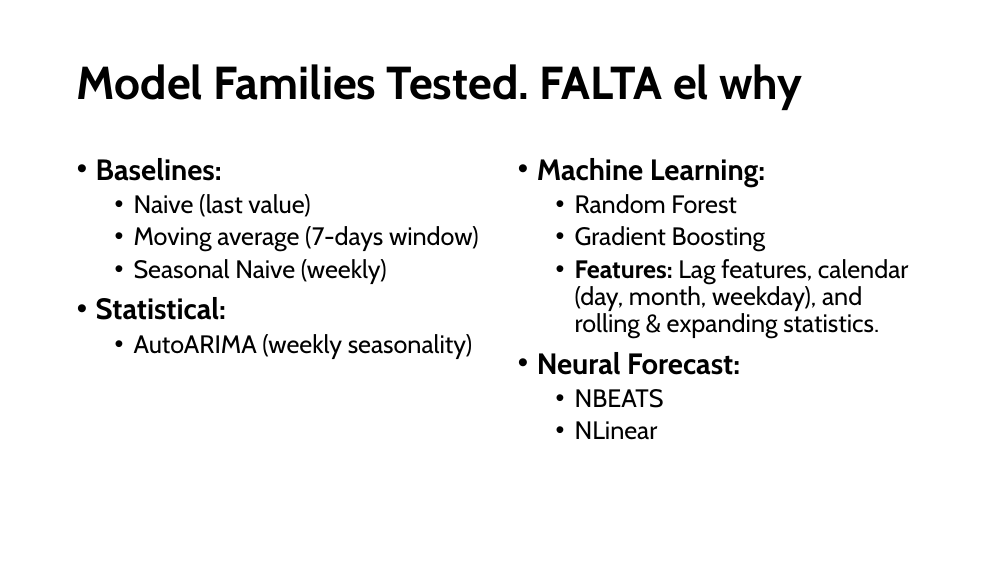
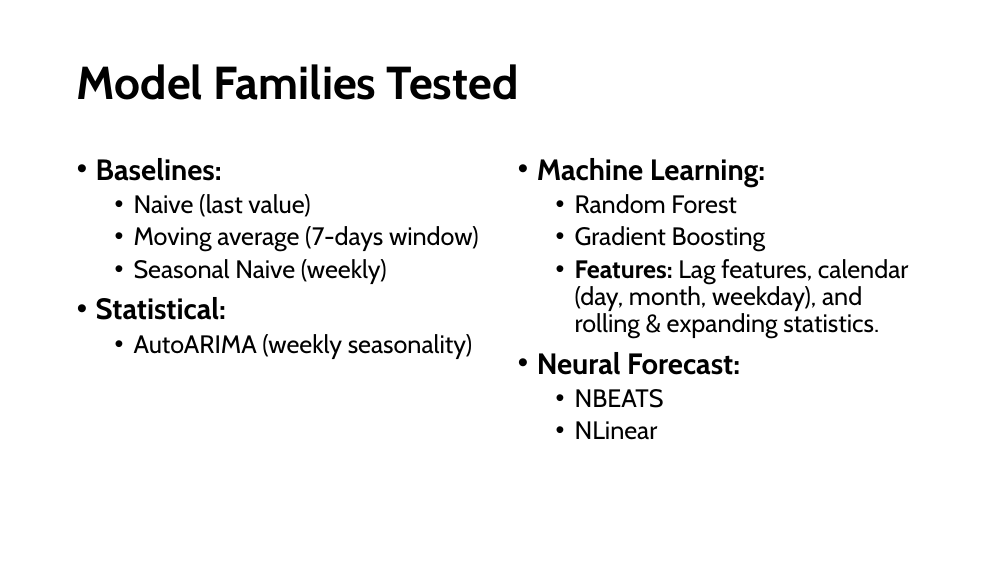
Before and after one commit to mireiamonbu/Spanish-Forecasters-MireiaMontoya-EnriqueRuiz, a slide deck: slide 12 of presentation/CapstonProject.pptx (slide 9 before the commit). Drawn at 1008x567 pixels with LibreOffice and Linux fonts; fonts in the diff are those of the drawing. Boxes give left, top, right and bottom in pixels: in the first picture for what was removed or moved away, otherwise in the second. Text is boxed around its words. In the diff, an @@ line names an element or a change of style, - is before the commit and + after.

```diff
--- a/presentation/CapstonProject.pptx
+++ b/presentation/CapstonProject.pptx
@@ title at (77,64,519,100): text changed @@
-Model Families Tested. FALTA el why
+Model Families Tested
```
Also in this commit, not shown: 7 other slides changed, 9 slides added, 2 slides removed, 59 other files.
